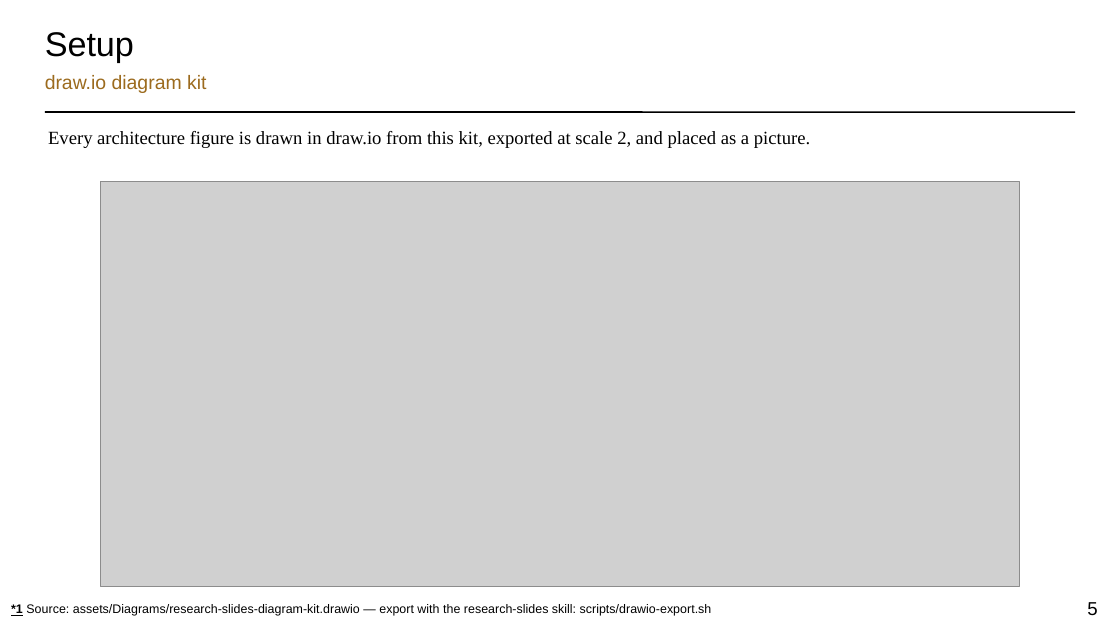
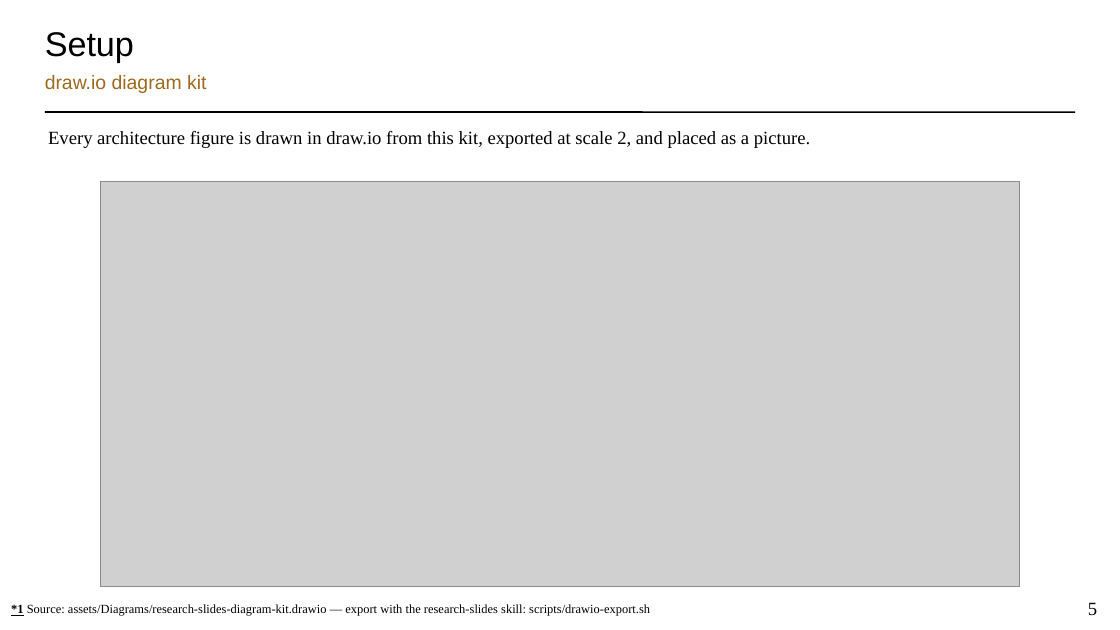
Before and after one commit to torridfish/dotfiles, a slide deck: slide 5 of agents/.agents/skills/research-slides/assets/research-slides-template.pptx. Drawn at 1120x630 pixels with LibreOffice and Linux fonts; fonts in the diff are those of the drawing; grey boxes stand for pictures. Boxes give left, top, right and bottom in pixels: in the first picture for what was removed or moved away, otherwise in the second. Text is boxed around its words. In the diff, an @@ line names an element or a change of style, - is before the commit and + after.

Commit message:
feat(research-slides): add Marp markdown pipeline before the slide-maker rewrite
Snapshot of the skill before it becomes slide-maker: the Marp theme, engine and
slides.sh (KaTeX math, per-slide footnotes, figure rows, table roles, code
blocks), transparent 800-dpi tex2img output, versioned LibreOffice detection,
and the pending deck.js / design-system edits.

```diff
--- a/agents/.agents/skills/research-slides/assets/research-slides-template.pptx
+++ b/agents/.agents/skills/research-slides/assets/research-slides-template.pptx
@@ text "*1 Source: assets/Diagrams/research-slides-diagram-kit.drawi ..." at (11, 604, 650, 616): font Arial to Times New Roman @@
@@ page number at (1088, 602, 1097, 615): font Arial to Times New Roman @@
```
Also in this commit, not shown: 12 other slides changed, 19 other files.
